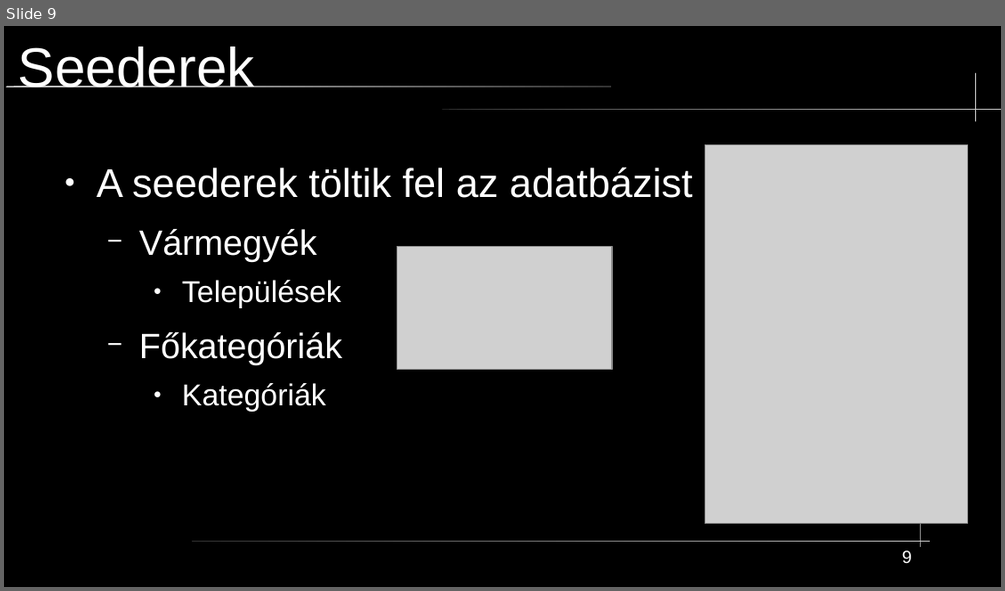
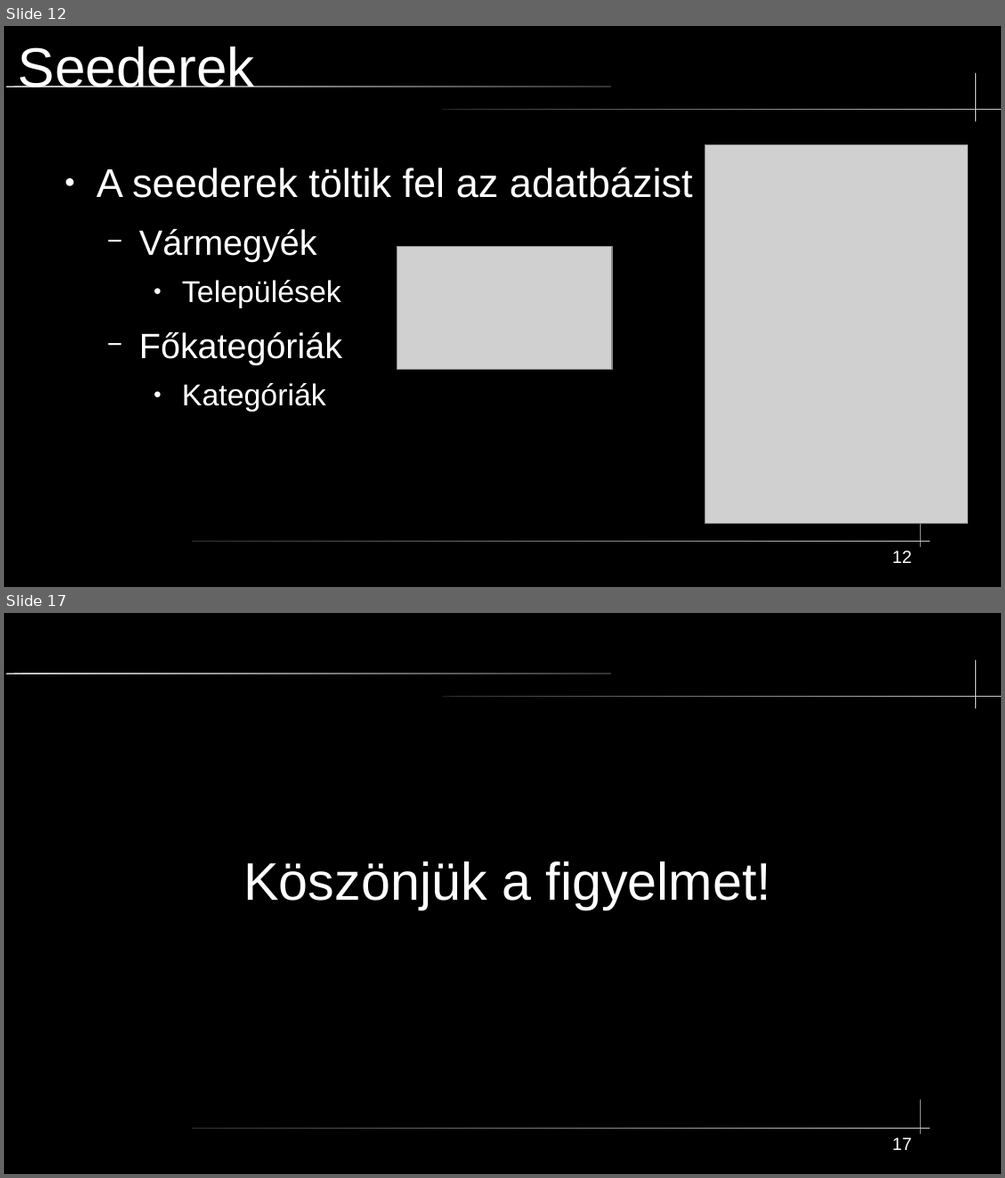
Before and after one commit to mikobalint-szbi/PawnHub, a slide deck: [Developer]/PPT/technikai prezentáció.odp. Shown one above the other, each under a label of ours: slide 9 before the commit, slides 12 and 17 after it; the slides between them are not shown. The pictures are 1005x591 and 1005x1178 pixels, drawn with LibreOffice and Linux fonts; fonts in the diff are those of the drawing; grey boxes stand for pictures. Boxes give left, top, right and bottom in pixels: in the first picture for what was removed or moved away, otherwise in the second. Text is boxed around its words. In the diff, an @@ line names an element or a change of style, - is before the commit and + after.

```diff
--- a/[Developer]/PPT/technikai prezentáció.odp
+++ b/[Developer]/PPT/technikai prezentáció.odp
@@ slide 17 added at [4,613,1001,1174], background #000000; not listed: 5 template elements that a slide beside it also shows @@
@@ subtitle added at [244,861,771,909], 42 pt, text #FFFFFF @@
+Köszönjük a figyelmet!
@@ page number added at [892,1137,912,1150], 14 pt, text #FFFFFF @@
+17
@@ what was slide 9 is now slide 12 @@
@@ page number at [892,550,912,563]: text changed @@
-9
+12
```
Also in this commit, not shown: 2 slides changed, 4 other slides added.
